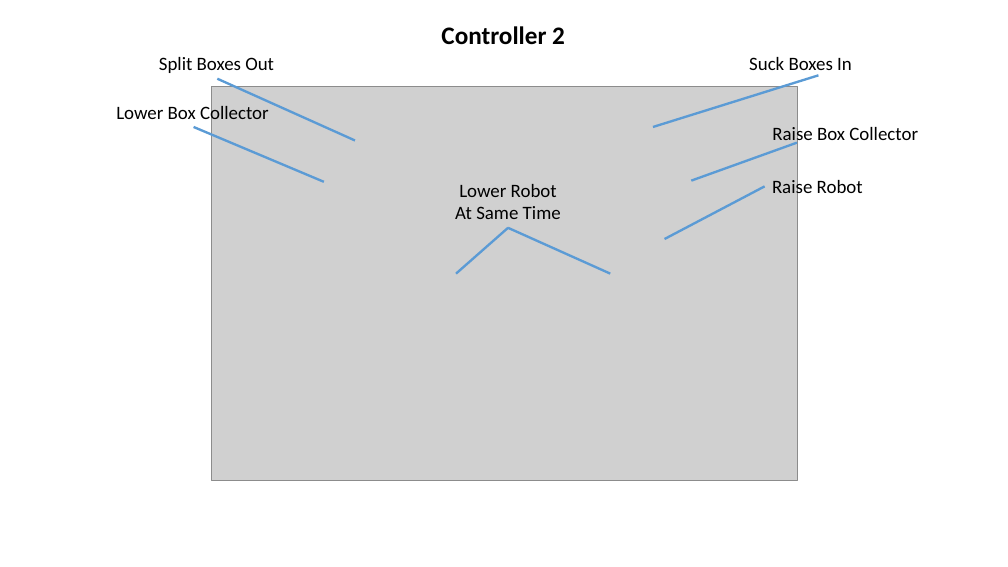
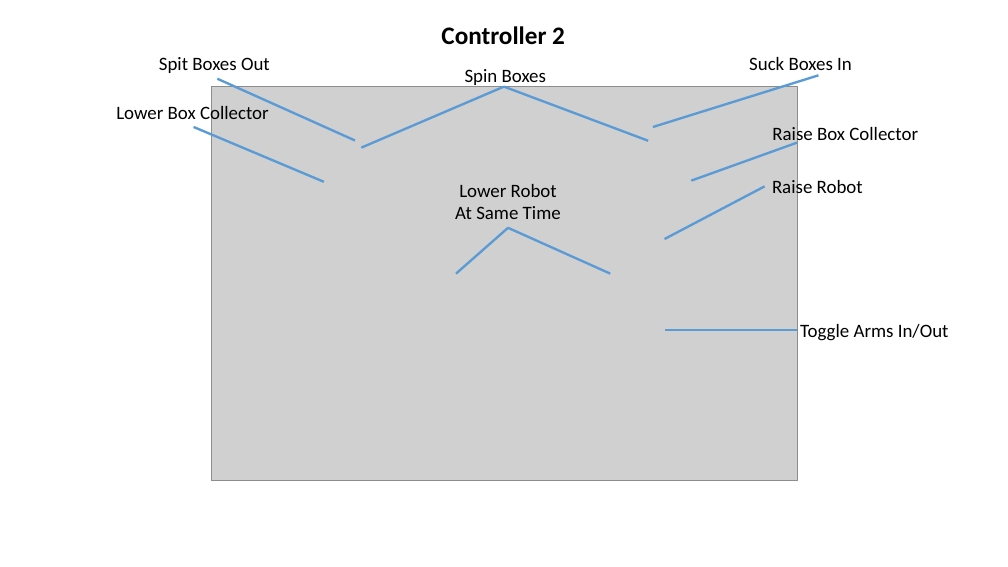
Before and after one commit to wre136/2018FRCRobot, a slide deck: slide 2 of 2018FRCRobot/2018 XBox Controller.pptx. Drawn at 1008x567 pixels with LibreOffice and Linux fonts; fonts in the diff are those of the drawing; grey boxes stand for pictures. Boxes give left, top, right and bottom in pixels: in the first picture for what was removed or moved away, otherwise in the second. Text is boxed around its words. In the diff, an @@ line names an element or a change of style, - is before the commit and + after.

```diff
--- a/2018FRCRobot/2018 XBox Controller.pptx
+++ b/2018FRCRobot/2018 XBox Controller.pptx
@@ text at bbox=[159, 57, 270, 73]: text changed @@
-Split Boxes Out
+Spit Boxes Out
@@ line added from (504, 87) to (361, 147), #5B9BD5 2.25 pt @@
@@ text added at bbox=[465, 69, 546, 88], 18 pt, text #000000 @@
+Spin Boxes
@@ line added from (504, 87) to (648, 141), #5B9BD5 2.25 pt @@
@@ text added at bbox=[800, 324, 949, 341], 18 pt, text #000000 @@
+Toggle Arms In/Out
@@ line added from (797, 330) to (665, 330), #5B9BD5 2.25 pt @@
```
Also in this commit, not shown: 1 other slide changed.
